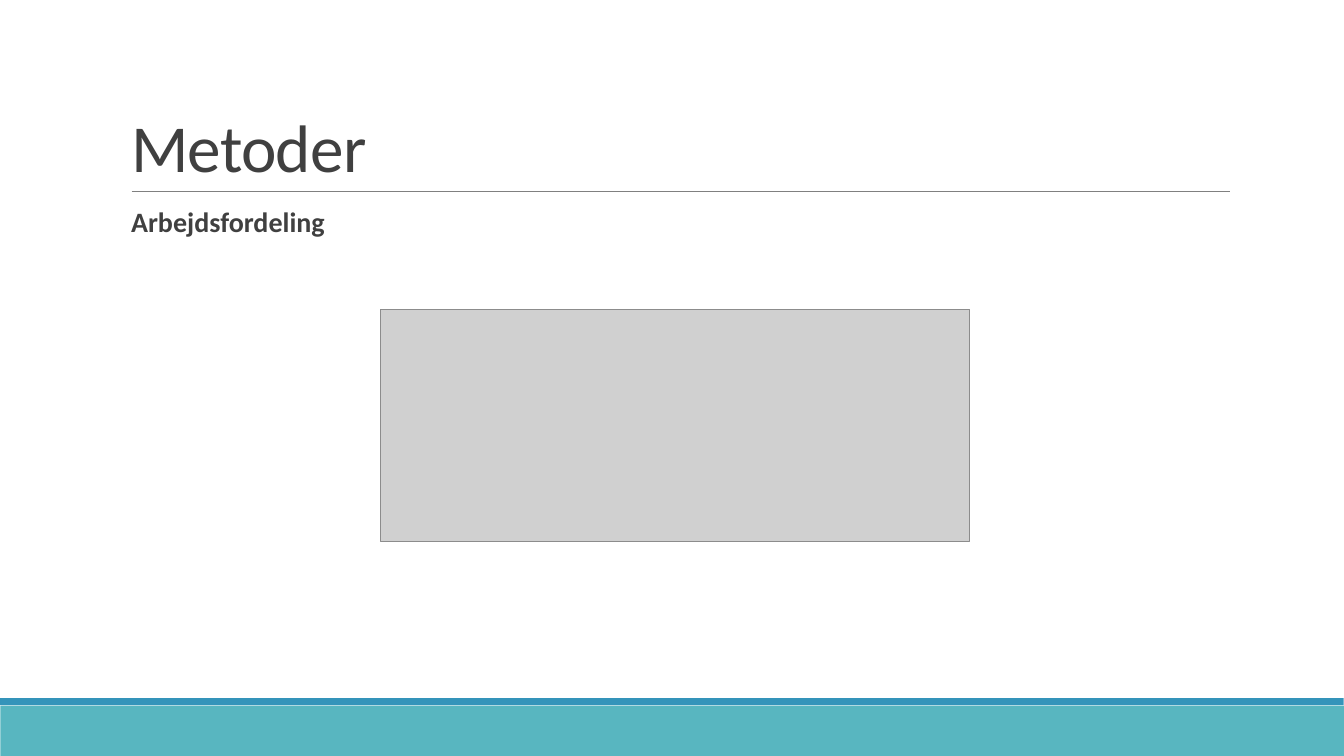
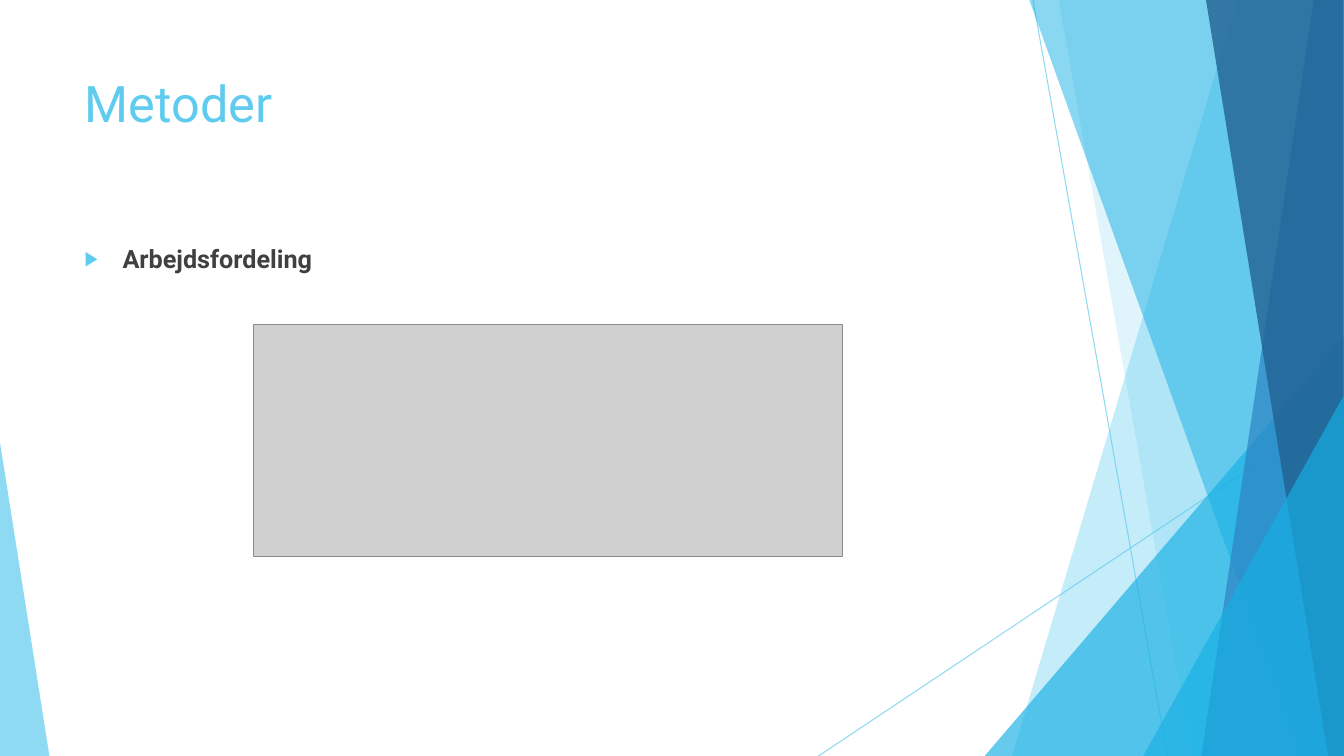
Before and after one commit to zeroregard/Automatic-Sonography, a slide deck: slide 9 of Præsentation_Eksamen.pptx. Drawn at 1344x756 pixels with LibreOffice and Linux fonts; fonts in the diff are those of the drawing; grey boxes stand for pictures. Boxes give left, top, right and bottom in pixels: in the first picture for what was removed or moved away, otherwise in the second. Text is boxed around its words. In the diff, an @@ line names an element or a change of style, - is before the commit and + after.

```diff
--- a/Præsentation_Eksamen.pptx
+++ b/Præsentation_Eksamen.pptx
@@ title "Metoder": place and size @@
-title "Metoder" at [131,125,367,173]
+title "Metoder" at [85,84,272,123]
@@ title "Metoder" at [85,84,272,123]: size 48 to 36 pt, font Calibri to Roboto, text colour #404040 to #5FCBEF, letter spacing -0.5 to 0 pt; line spacing 0.85 to 1; vertical alignment bottom to top @@
@@ line removed from (132, 192) to (1231, 192) @@
@@ text "Arbejdsfordeling": place and size @@
-text "Arbejdsfordeling" at [131,212,325,237]
+text "Arbejdsfordeling" at [123,249,312,274]
@@ text "Arbejdsfordeling" at [123,249,312,274]: size 20 to 18 pt, font Calibri to Roboto; bullet   to ▶; line spacing 0.9 to 1; less space between paragraphs; bullet colour #3494BA to #5FCBEF @@
@@ picture: place and size @@
-picture at [381,310,970,541]
+picture at [254,325,843,557]
@@ group added at [0,0,1344,756]: 5 freeform shapes, 3 triangles, 2 lines @@
@@ rectangle removed at [0,706,1344,756] @@
@@ rectangle removed at [0,699,1344,706] @@
```
Also in this commit, not shown: 12 other slides changed, 1 slide added, 1 slide removed, 1 other file.
